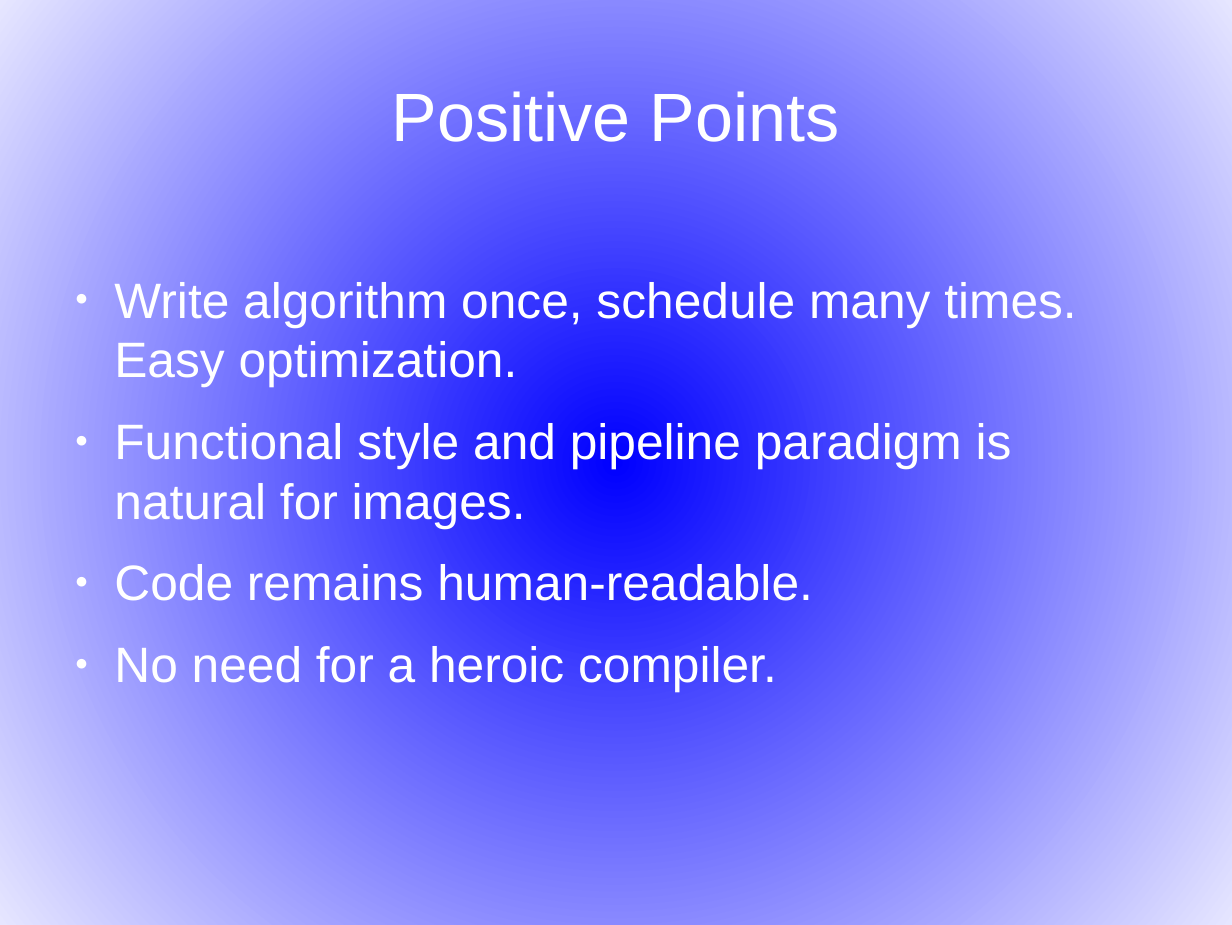
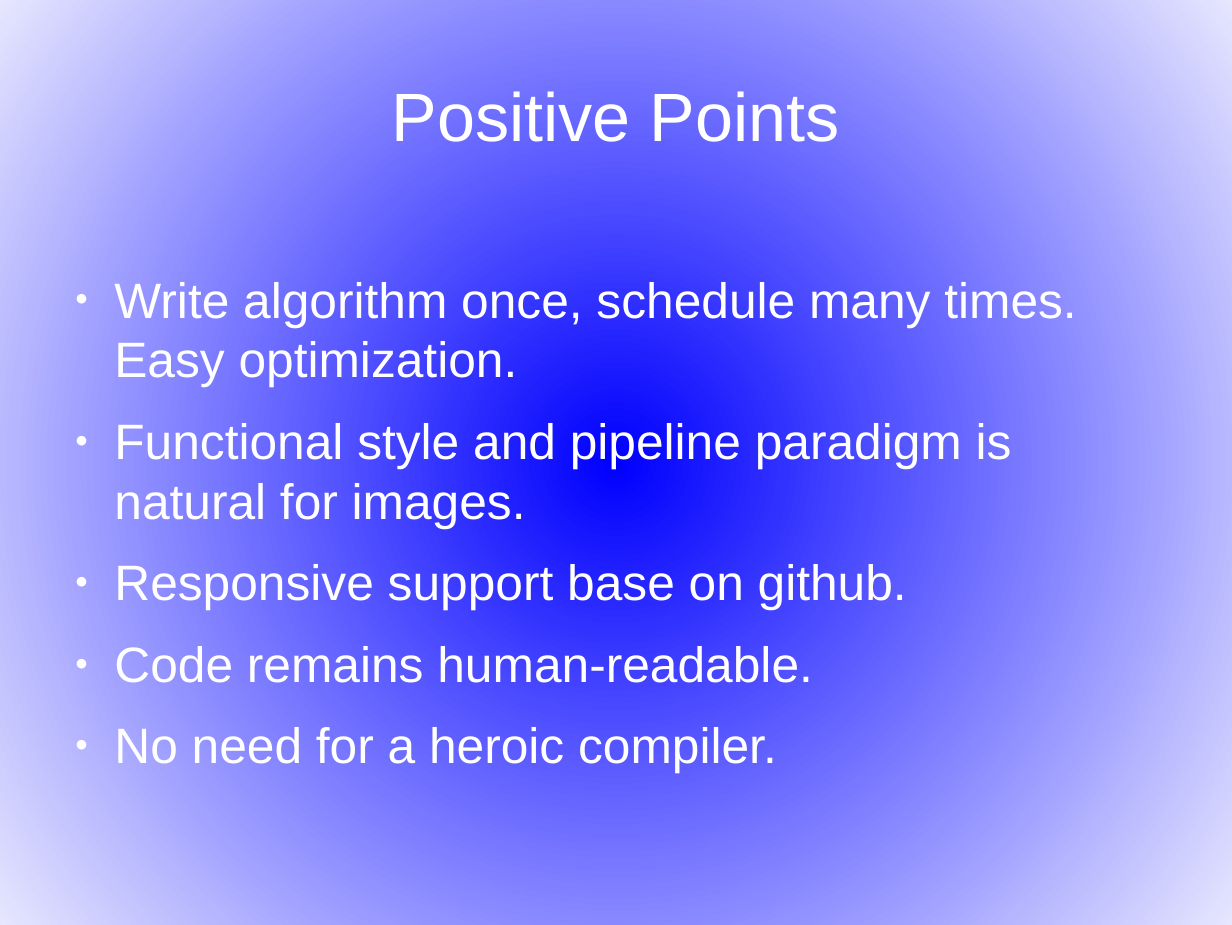
Before and after one commit to djohnkirby/PSC-Documents, a slide deck: slide 13 of Halide Presentation.odp (slide 8 before the commit). Drawn at 1232x925 pixels with LibreOffice and Linux fonts; fonts in the diff are those of the drawing. Boxes give left, top, right and bottom in pixels: in the first picture for what was removed or moved away, otherwise in the second. Text is boxed around its words. In the diff, an @@ line names an element or a change of style, - is before the commit and + after.

```diff
--- a/Halide Presentation.odp
+++ b/Halide Presentation.odp
@@ text at (x1=114, y1=561, x2=907, y2=610): paragraph added @@
+● Responsive support base on github.
```
Also in this commit, not shown: 6 other slides changed, 7 slides added, 1 slide removed.
